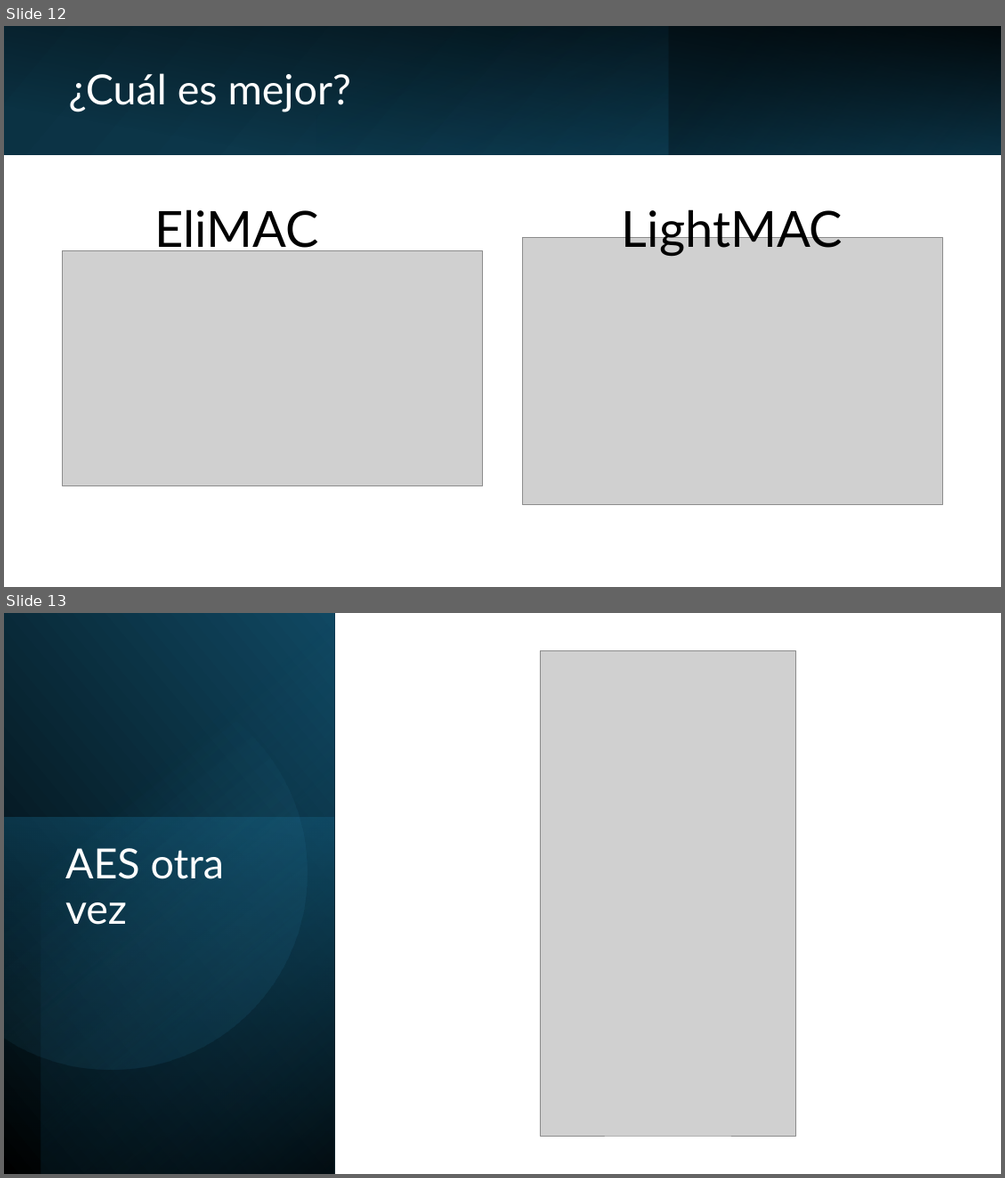
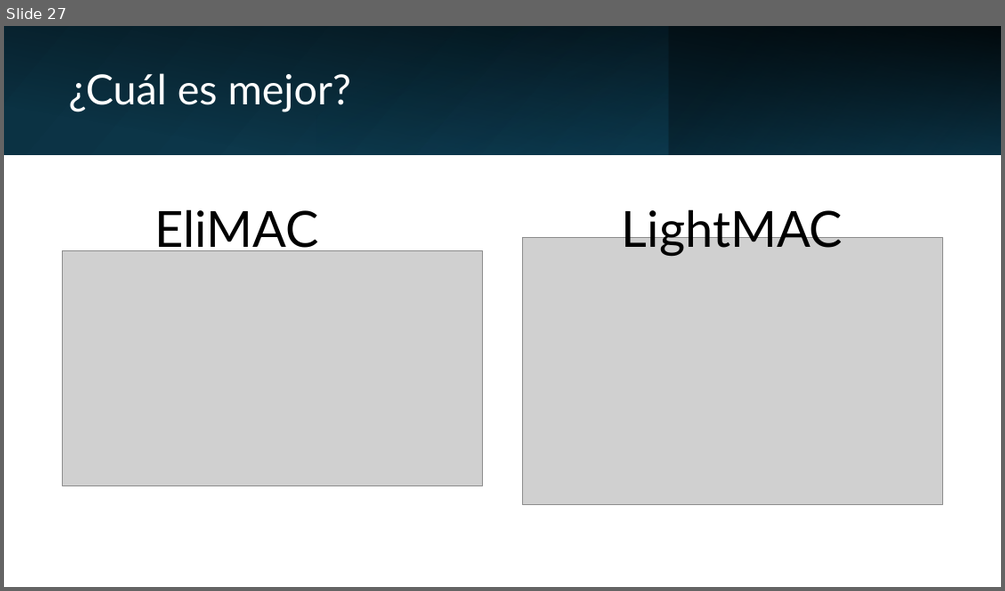
Before and after one commit to AlexPs06/Funciones-hash-vectorizadas, a slide deck: presentacion cripto hash.pptx. Shown one above the other, each under a label of ours: slides 12 and 13 before the commit, slide 27 after it. The pictures are 1005x1178 and 1005x591 pixels, drawn with LibreOffice and Linux fonts; fonts in the diff are those of the drawing; grey boxes stand for pictures. Boxes give left, top, right and bottom in pixels: in the first picture for what was removed or moved away, otherwise in the second. Text is boxed around its words. In the diff, an @@ line names an element or a change of style, - is before the commit and + after.

```diff
--- a/presentacion cripto hash.pptx
+++ b/presentacion cripto hash.pptx
@@ slide 13 removed at <box>4,613,1001,1174</box>, background #FFFFFF @@
@@ rectangle removed at <box>4,613,334,1174</box> @@
@@ rectangle removed at <box>41,613,334,1174</box> @@
@@ freeform shape removed at <box>4,652,342,1104</box> @@
@@ picture removed at <box>540,651,796,1135</box> @@
@@ rectangle removed at <box>4,818,334,1174</box> @@
@@ title removed at <box>65,848,224,925</box> @@
-AES otra vez
@@ what was slide 12 is now slide 27 @@
```
Also in this commit, not shown: 2 slides changed, 14 slides added, 4 other slides removed.
